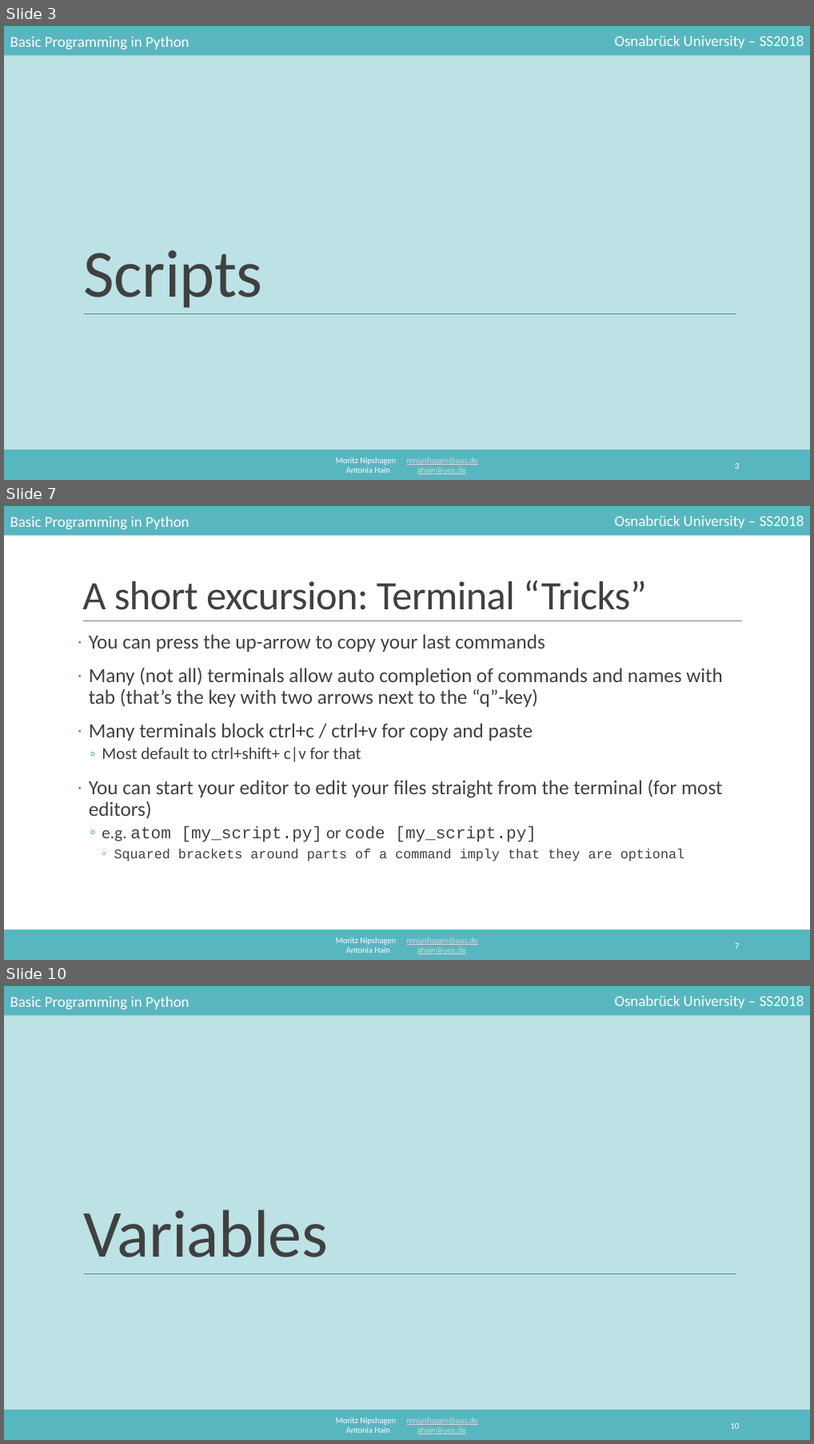
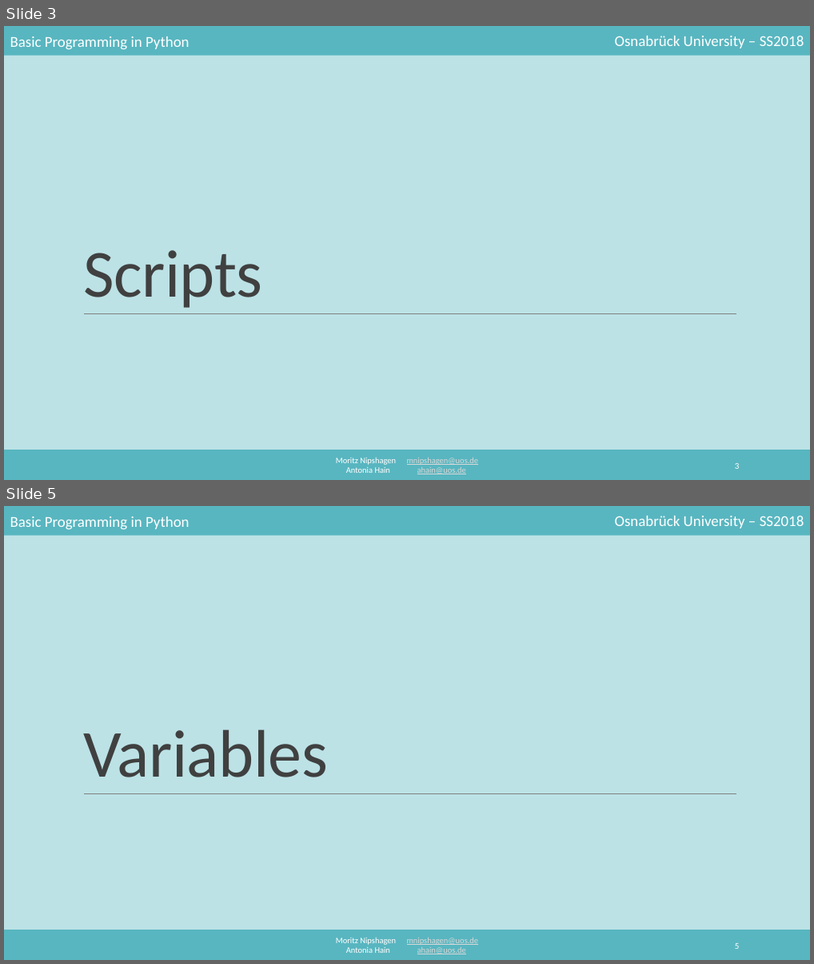
Before and after one commit to mnipshagen/monty, a slide deck: 2018/02/Syntax_and_variables.pptx. Shown one above the other, each under a label of ours: slides 3, 7 and 10 before the commit, slides 3 and 5 after it; the slides between them are not shown. The pictures are 814x1444 and 814x964 pixels, drawn with LibreOffice and Linux fonts; fonts in the diff are those of the drawing. Boxes give left, top, right and bottom in pixels: in the first picture for what was removed or moved away, otherwise in the second. Text is boxed around its words. In the diff, an @@ line names an element or a change of style, - is before the commit and + after.

```diff
--- a/2018/02/Syntax_and_variables.pptx
+++ b/2018/02/Syntax_and_variables.pptx
@@ slide 7 removed at [4,506,810,960], background #FFFFFF; not listed: 5 template elements that a slide beside it also shows @@
@@ title removed at [82,580,647,610] @@
-A short excursion: Terminal “Tricks”
@@ line removed from (83, 621) to (742, 621) @@
@@ text removed at [89,634,722,861] @@
-· You can press the up-arrow to copy your last commands
-· Many (not all) terminals allow auto completion of commands and names with tab (that’s the key with two arrows next to the “q”-key)
-· Many terminals block ctrl+c / ctrl+v for copy and paste
-  ◦ Most default to ctrl+shift+ c|v for that
-· You can start your editor to edit your files straight from the terminal (for most editors)
-  ◦ e.g. atom [my_script.py] or code [my_script.py]
-    ◦ Squared brackets around parts of a command imply that they are optional
@@ page number removed at [735,943,740,948] @@
-7
@@ what was slide 10 is now slide 5 @@
@@ page number at [735,943,740,948]: text changed @@
-10
+5
```
Also in this commit, not shown: 2 slides changed, 4 other slides removed, 2 other files.
